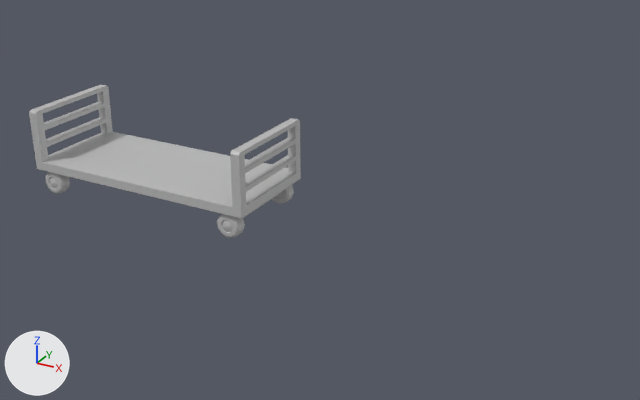
Before and after pictures for a commit that changed the FBX model Assets/Low Poly Trucks/Models/Luggage Vehicle.fbx.
Both versions are drawn from a 50 mm camera at (0.301, -0.367, 0.186) aimed at (0.099, 0.0, 0.002). Lighting does not change. The marker at lower left points along +X, +Y and +Z. Where no turn or scale is listed for an object, it has been applied to the vertices.

Names of what the first picture shows: 'Vehicle_2'.
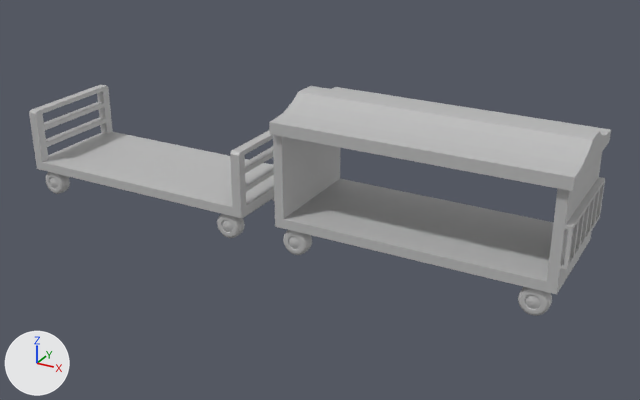
Changed parts and their boxes [x1, y1, x2, y2] in the pictures (640 x 400 px):
'Vehicle_3', added
    after: [269, 86, 611, 295]
'Temp_Wheel_2_8', added
    after: [518, 287, 552, 316]
'Temp_Wheel_2_6', added
    after: [283, 230, 312, 255]
'WheelPlate_2_7', added
    after: [525, 295, 541, 309]
'WheelPlate_2_3', added
    after: [288, 236, 300, 249]

The change, as a list of edits to the scene's bpy script:
```text
Add me_mesh_026:
    me_mesh_026.from_pydata(...)  # 384 vertices, 384 faces; spans x -0.007..0.007, y -0.0035..0.0035, z -0.007..0.007
    me_mesh_026.materials.append(mat_lambert1)  # grey #bcbcbc
Add me_mesh_021:
    me_mesh_021.from_pydata(...)  # 384 vertices, 384 faces; spans x -0.007..0.007, y -0.0035..0.0035, z -0.007..0.007
    me_mesh_021.materials.append(mat_lambert1)  # grey #bcbcbc
Add me_mesh_014:
    me_mesh_014.from_pydata(...)  # 792 vertices, 806 faces; spans x -7.0..7.3, y -0.25..6.01, z -3.3..3.3
    me_mesh_014.materials.append(mat_lambert1)  # grey #bcbcbc
Add me_mesh_025:
    me_mesh_025.from_pydata(...)  # 81 vertices, 80 faces; spans x -0.588..0.588, y -0.061..0.061, z -0.588..0.588
    me_mesh_025.materials.append(mat_lambert1)  # grey #bcbcbc
Add me_mesh_018:
    me_mesh_018.from_pydata(...)  # 81 vertices, 80 faces; spans x -0.588..0.588, y -0.061..0.061, z -0.588..0.588
    me_mesh_018.materials.append(mat_lambert1)  # grey #bcbcbc
Add ob_temp_wheel_2_9:
    ob_temp_wheel_2_9 = bpy.data.objects.new('Temp_Wheel_2_9', me_mesh_026)
    ob_temp_wheel_2_9.location = (0.2199, 0.025, -0.01)
Add ob_temp_wheel_2_8:
    ob_temp_wheel_2_8 = bpy.data.objects.new('Temp_Wheel_2_8', me_mesh_026.copy())
    ob_temp_wheel_2_8.location = (0.2199, -0.025, -0.01)
Add ob_temp_wheel_2_6:
    ob_temp_wheel_2_6 = bpy.data.objects.new('Temp_Wheel_2_6', me_mesh_021)
    ob_temp_wheel_2_6.location = (0.0999, -0.025, -0.01)
Add ob_vehicle_3:
    ob_vehicle_3 = bpy.data.objects.new('Vehicle_3', me_mesh_014)
    ob_vehicle_3.location = (0.16, 0.0, 0.0)
    ob_vehicle_3.rotation_euler = (1.571, 0.0, 0.0)  # degrees (90, 0, 0)
    ob_vehicle_3.scale = (0.01, 0.01, 0.01)
Add ob_wheelplate_2_7:
    ob_wheelplate_2_7 = bpy.data.objects.new('WheelPlate_2_7', me_mesh_025)
    ob_wheelplate_2_7.parent = ob_vehicle_3
    ob_wheelplate_2_7.location = (5.992, -0.997, 2.842)
    ob_wheelplate_2_7.rotation_euler = (1.571, 0.0, -3.142)  # degrees (90, 0, -180)
    ob_wheelplate_2_7.scale = (-0.7, -0.7, -0.7)
Add ob_wheelplate_2_3:
    ob_wheelplate_2_3 = bpy.data.objects.new('WheelPlate_2_3', me_mesh_018)
    ob_wheelplate_2_3.parent = ob_vehicle_3
    ob_wheelplate_2_3.location = (-6.008, -0.997, 2.842)
    ob_wheelplate_2_3.rotation_euler = (1.571, 0.0, -3.142)  # degrees (90, 0, -180)
    ob_wheelplate_2_3.scale = (-0.7, -0.7, -0.7)
```
